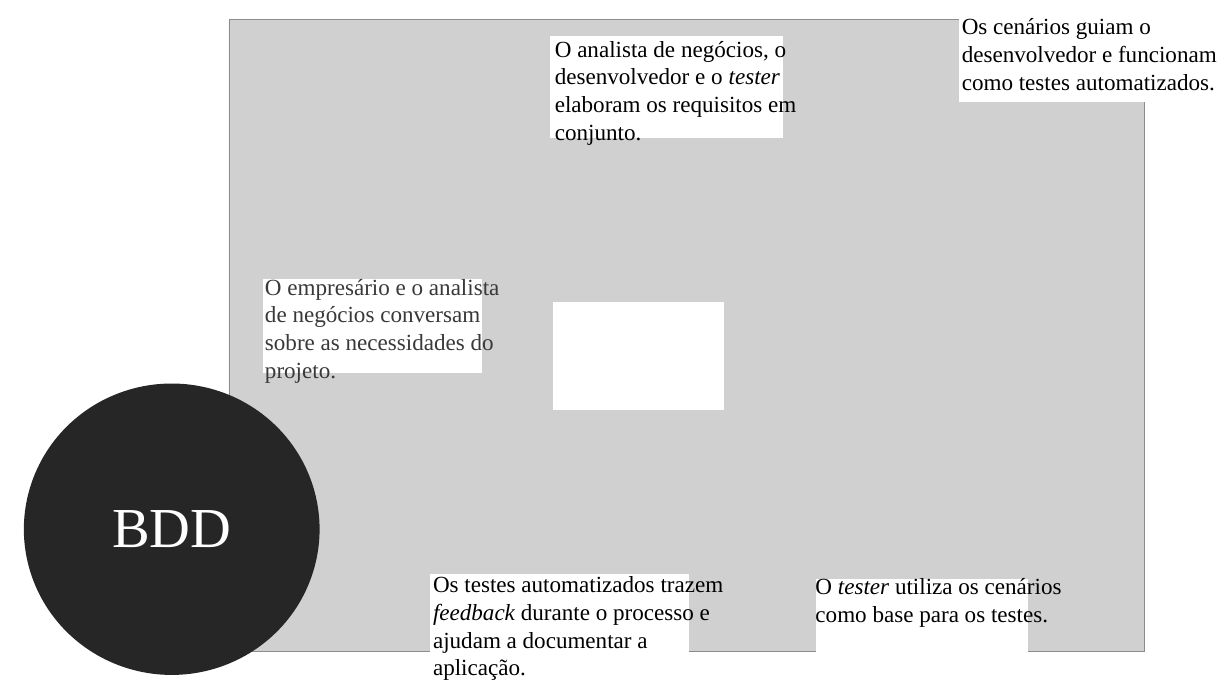
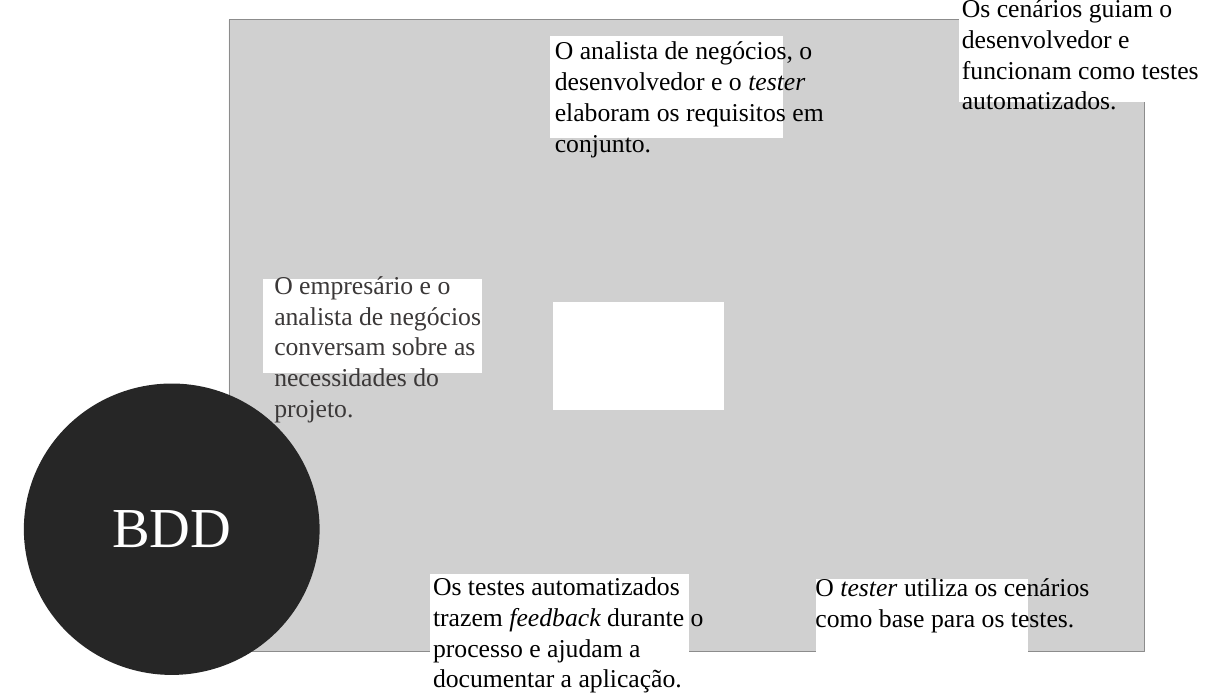
Before and after one commit to feevars/fatec4SEM, a slide deck: slide 4 of 2SEM/IES100 - Engenharia de Software I/BDD - Behavior Driven Development/apresentacao-oficial_BDD.pptx. Drawn at 1232x693 pixels with LibreOffice and Linux fonts; fonts in the diff are those of the drawing; grey boxes stand for pictures. Boxes give left, top, right and bottom in pixels: in the first picture for what was removed or moved away, otherwise in the second. Text is boxed around its words. In the diff, an @@ line names an element or a change of style, - is before the commit and + after.

```diff
--- a/2SEM/IES100 - Engenharia de Software I/BDD - Behavior Driven Development/apresentacao-oficial_BDD.pptx
+++ b/2SEM/IES100 - Engenharia de Software I/BDD - Behavior Driven Development/apresentacao-oficial_BDD.pptx
@@ text "Os cenários guiam o desenvolvedor ...": place and size @@
-text "Os cenários guiam o desenvolvedor ..." at [962, 18, 1217, 91]
+text "Os cenários guiam o desenvolvedor ..." at [962, 0, 1199, 110]
@@ size 18 to 20 pt in 5 elements at [815, 576, 1090, 633], [555, 39, 823, 157], [433, 577, 704, 693], [962, 0, 1199, 110], [274, 273, 481, 423] @@
@@ text "O empresário e o analista ...": place and size @@
-text "O empresário e o analista ..." at [265, 277, 499, 383]
+text "O empresário e o analista ..." at [274, 273, 481, 423]
```
Also in this commit, not shown: 5 other slides changed, 1 slide added.
